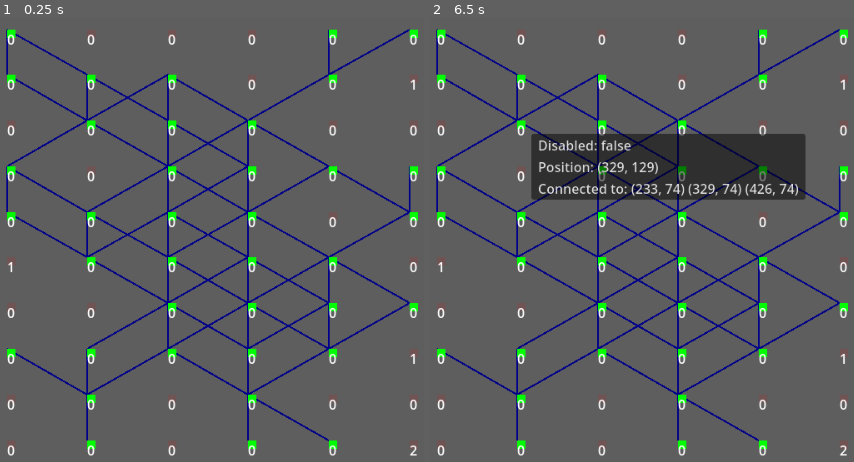
Above: before the commit, frames 1-2 (left to right).
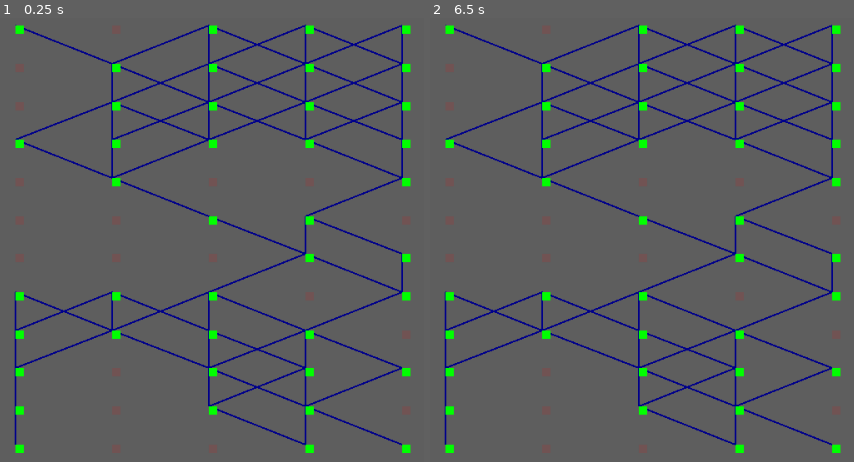
Above: after the commit, the same moments.

Repository: kedalovo/-SG-Spaceship-Management
Game: Godot game, scene res://Map/map.tscn
Same seed, same stepped clock (60 frames per second), same inputs: the game is played once before the commit and once after it. This scene is started directly instead of the project's main scene.
Inputs (mouse positions are in pixels of both pictures, inside the frame that each line leads up to):
- Up to frame 1 (0.25 s): no input
- Up to frame 2 (6.5 s): tap Enter at 0.5, 2, 3.5 s; move the mouse to (820, 213) at 0.52 s; hold Right (right) 0.53-1.28 s; hold ` (test) 0.53-1.28 s; click (820, 213) at 0.67 s; tap Space (test1) at 1.25, 1.35, 2.75, 2.85, 4.25, 4.35, 5.85 s; move the mouse to (480, 262) at 1.27 s; hold Down (down) 1.28-2.03 s; move the mouse to (722, 137) at 2.02 s; hold Right (right) 2.03-2.78 s; hold ` (test) 2.03-2.78 s; move the mouse to (603, 328) at 2.77 s; hold Up (up) 2.78-3.53 s; click (603, 328) at 2.92 s; move the mouse to (outside the picture) at 3.52 s; hold ` (test) 3.53-4.28 s; hold Left (left) 3.53-5.03 s; move the mouse to (outside the picture) at 4.27 s; move the mouse to (684, 240) at 5.02 s; hold Down (down) 5.03-5.78 s; hold ` (test) 5.03-5.78 s; click (684, 240) at 5.17 s; move the mouse to (523, 124) at 5.77 s; hold Right (right) from 5.78 s (still down)

The runs differ from the first frame. In frame 1, 15% of the frame differs, in the area x 1-99%, y 1-99%; in frame 2, 22%.

Commit message:
Finished Map generating algorithm. Now map can be generated in various sizes with various number of deleted Map Nodes.

Diff:
--- a/Map/Map Node/map_node.gd
+++ b/Map/Map Node/map_node.gd
@@ -15,6 +15,6 @@
 func add_connections(new_connections: Array) -> void:
 	if is_continuation:
 		for i in new_connections:
-			if !i.disabled:
+			if !i.disabled and i not in connected_to_nodes:
 				connected_to_nodes.append(i)
 				i.is_continuation = true
--- a/Map/map.gd
+++ b/Map/map.gd
@@ -5,6 +5,10 @@
 
 @onready var map_nodes: Node2D = $"Map Nodes"
 @onready var v_box: VBoxContainer = $Scroll/VBox
+
+const NUM_OF_DELETIONS: int = 20
+const LINE_NUM: int = 12
+const LINE_LENGTH: int = 5
 
 var grid: Array[Array] = []
 var dummy_grid: Dictionary
@@ -39,23 +43,35 @@
 
 func generate_map() -> void:
 	# Generating empty grid
-	for i in 10:
+	for i in LINE_NUM:
 		var level: Array[map_node] = []
-		for j in 6:
+		var dummy_line: Array[int] = []
+		for j in LINE_LENGTH:
 			var new_map_node := MAP_NODE.instantiate()
 			map_nodes.add_child(new_map_node)
 			level.append(new_map_node)
+			dummy_line.append(j)
 		grid.append(level)
-		dummy_grid[i] = [0, 1, 2, 3, 4, 5]
+		dummy_grid[i] = dummy_line
 
 	# Deleting random nodes
-	for i in 18:
+	for i in NUM_OF_DELETIONS:
 		var num: int = dummy_grid.keys().pick_random()
 		var deleting: int = dummy_grid[num].pick_random()
 		grid[num][deleting].disabled = true
 		dummy_grid[num].erase(deleting)
-		if dummy_grid[num].size() == 0:
-			dummy_grid.erase(num)
+
+	# Filling empty lines
+	for i in grid:
+		var are_all_disabled: bool = true
+		for j in i:
+			if !j.disabled:
+				are_all_disabled = false
+		if are_all_disabled:
+			#print_debug("Filling line...")
+			i.pick_random().disabled = false
+			i.pick_random().disabled = false
+			i.pick_random().disabled = false
 
 	# Setting up first line
 	for i in grid[dummy_grid.keys().min()]:
@@ -68,9 +84,9 @@
 	sorted_order.pop_back()
 	for i in sorted_order:
 		grid[i][0].add_connections([grid[i+1][0], grid[i+1][1]])
-		for j in range(1, 5):
+		for j in range(1, LINE_LENGTH - 1):
 			grid[i][j].add_connections([grid[i+1][j-1], grid[i+1][j], grid[i+1][j+1]])
-		grid[i][5].add_connections([grid[i+1][4], grid[i+1][5]])
+		grid[i][LINE_LENGTH - 1].add_connections([grid[i+1][LINE_LENGTH - 2], grid[i+1][LINE_LENGTH - 1]])
 
 	# Disabling nodes in first line without connections
 	for i in grid[dummy_grid.keys().min()]:
@@ -83,6 +99,28 @@
 		if !i.disabled:
 			i.is_continuation = true
 
+	# Enabling connectivity in separated levels
+	for i in sorted_order:
+		var no_con: bool = true
+		for j in grid[i]:
+			if !j.connected_to_nodes.is_empty():
+				no_con = false
+		if no_con:
+			#print_debug("Line ", i, " was connected, all lines: ", str(sorted_order))
+			#var c = 0
+			for j in grid[i+1]:
+				if !j.disabled:
+					j.is_continuation = true
+					#prints(i, c)
+				#c += 1
+
+	# Recreating deleted connections
+	for i in sorted_order:
+		grid[i][0].add_connections([grid[i+1][0], grid[i+1][1]])
+		for j in range(1, LINE_LENGTH - 1):
+			grid[i][j].add_connections([grid[i+1][j-1], grid[i+1][j], grid[i+1][j+1]])
+		grid[i][LINE_LENGTH - 1].add_connections([grid[i+1][LINE_LENGTH - 2], grid[i+1][LINE_LENGTH - 1]])
+
 	# Disabling nodes without previous connections
 	for i in dummy_grid.keys():
 		for j in grid[i]:
@@ -91,29 +129,29 @@
 				j.reason = 1
 
 	# Visualising result
-	for i in grid:
+	for i in range(grid.size() - 1, -1, -1):
+		var line: Array = grid[i]
 		var h_box: HBoxContainer = HBoxContainer.new()
 		v_box.add_child(h_box)
-		v_box.move_child(h_box, 0)
 		h_box.size_flags_vertical = Control.SIZE_SHRINK_CENTER + Control.SIZE_EXPAND
-		var line: String = ""
-		for j in 6:
+		var console_line: String = ""
+		for j in LINE_LENGTH:
 			var color_rect: ColorRect = ColorRect.new()
 			h_box.add_child(color_rect)
 			color_rect.size_flags_horizontal = Control.SIZE_SHRINK_CENTER + Control.SIZE_EXPAND
 			color_rect.custom_minimum_size = Vector2(10, 10)
-			var text := Label.new()
-			text.text = str(i[j].reason)
-			i[j].reparent(color_rect)
-			color_rect.add_child(text)
-			i[j].position = Vector2.ZERO
+			#var text := Label.new()
+			#text.text = str(line[j].reason)
+			line[j].reparent(color_rect)
+			#color_rect.add_child(text)
+			line[j].position = Vector2.ZERO
 			color_rect.add_to_group(&"visual_map_nodes")
-			var s: String = "[V] "
-			if i[j].disabled:
+			var s: String = "[1] "
+			if line[j].disabled:
 				#color_rect.hide()
-				s = "[X] "
+				s = "[0] "
 				color_rect.color = Color("ff00001e")
 			else:
 				color_rect.color = Color("00ff00")
-			line += s
-		print(line)
+			console_line += s
+		print(console_line)
